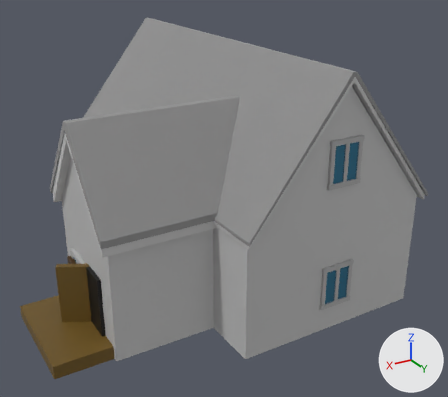
Before and after pictures for a commit that changed the Blender file Assets/Models/hermit_house_open.blend.
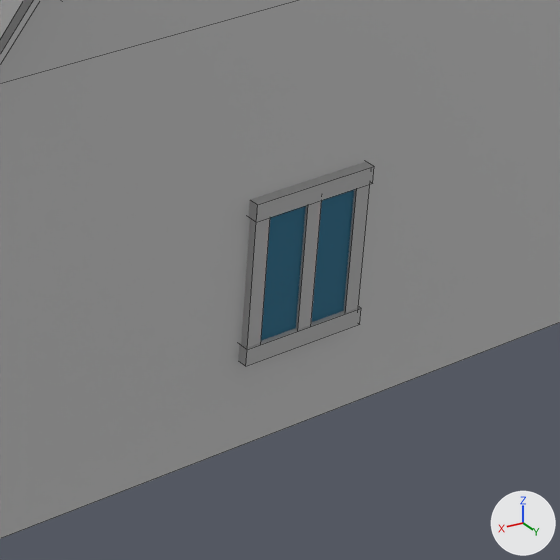
Old and new are each drawn whole from a 50 mm lens placed at (11.56, 19.12, 11.68), pointed at (0.9, 1.35, 2.8) and again close up on the part from 58% to 89% of the width and 55% to 91% of the height. The axes (+X, +Y, +Z) are drawn at lower right. The lights are the same throughout. The last two pictures show the newer version. The close-ups show mesh edges as thin lines.

The first close-up shows 'BS.004', 'CS.004', 'HouseBase', 'LS.004', 'RS.004', 'RoofAsphalt', 'TS.004', 'WindowPane.004' and 1 more.
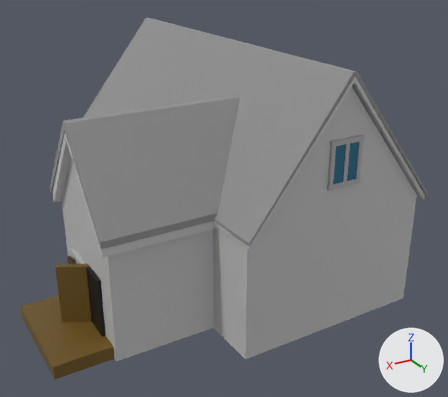
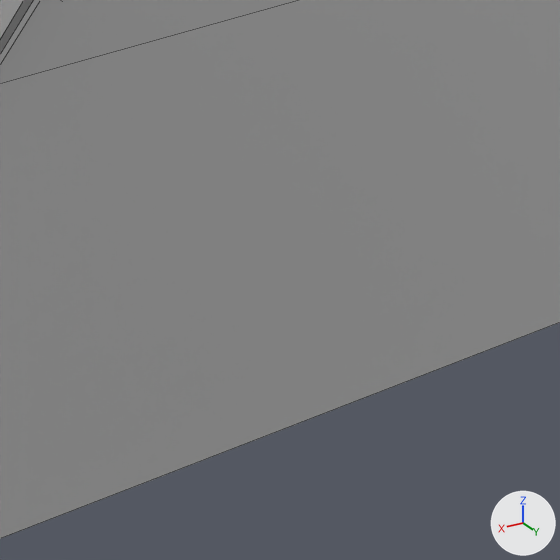
Edits to the scene script, one JSON object a line:
```json
{"op": "remove", "block": "ob_bs_004", "code": ["ob_bs_004 = bpy.data.objects.new('BS.004', me_cube_036)", "ob_bs_004.location = (-0.074, 6.516, 0.922)", "ob_bs_004.rotation_euler = (0.0, 0.0, 1.571)  # degrees (0, 0, 90)", "ob_bs_004.scale = (0.152, 1.18, 0.152)"]}
{"op": "remove", "block": "ob_cs_004", "code": ["ob_cs_004 = bpy.data.objects.new('CS.004', me_cube_037)", "ob_cs_004.location = (-0.084, 6.508, 1.587)", "ob_cs_004.rotation_euler = (0.0, 0.0, 1.571)  # degrees (0, 0, 90)", "ob_cs_004.scale = (-0.136, -0.136, 1.38)"]}
{"op": "remove", "block": "ob_ls_004", "code": ["ob_ls_004 = bpy.data.objects.new('LS.004', me_cube_038)", "ob_ls_004.location = (0.432, 6.508, 1.587)", "ob_ls_004.rotation_euler = (0.0, 0.0, 1.571)  # degrees (0, 0, 90)", "ob_ls_004.scale = (-0.136, -0.136, 1.38)"]}
{"op": "remove", "block": "ob_rs_004", "code": ["ob_rs_004 = bpy.data.objects.new('RS.004', me_cube_039)", "ob_rs_004.location = (-0.58, 6.508, 1.587)", "ob_rs_004.rotation_euler = (0.0, 0.0, 1.571)  # degrees (0, 0, 90)", "ob_rs_004.scale = (-0.136, -0.136, 1.38)"]}
{"op": "remove", "block": "ob_ts_004", "code": ["ob_ts_004 = bpy.data.objects.new('TS.004', me_cube_040)", "ob_ts_004.location = (-0.074, 6.516, 2.223)", "ob_ts_004.rotation_euler = (0.0, 0.0, 1.571)  # degrees (0, 0, 90)", "ob_ts_004.scale = (0.152, 1.18, 0.152)"]}
{"op": "remove", "block": "ob_windowpane_004", "code": ["ob_windowpane_004 = bpy.data.objects.new('WindowPane.004', me_cube_041)", "ob_windowpane_004.location = (-0.082, 6.443, 1.583)", "ob_windowpane_004.rotation_euler = (0.0, 0.0, 1.571)  # degrees (0, 0, 90)", "ob_windowpane_004.scale = (0.214, 1.01, 1.26)"]}
```

What differs and where, as boxes [x1, y1, x2, y2] in the close-ups (560 x 560 px):
```json
{"object": "WindowPane.004", "change": "deleted", "before": [261, 190, 354, 341], "on screen": "blue"}
{"object": "TS.004", "change": "deleted", "before": [249, 162, 374, 222]}
{"object": "LS.004", "change": "deleted", "before": [241, 218, 270, 348]}
{"object": "BS.004", "change": "deleted", "before": [238, 307, 361, 366]}
{"object": "CS.004", "change": "deleted", "before": [296, 200, 322, 330]}
{"object": "RS.004", "change": "deleted", "before": [343, 184, 370, 312]}
```
